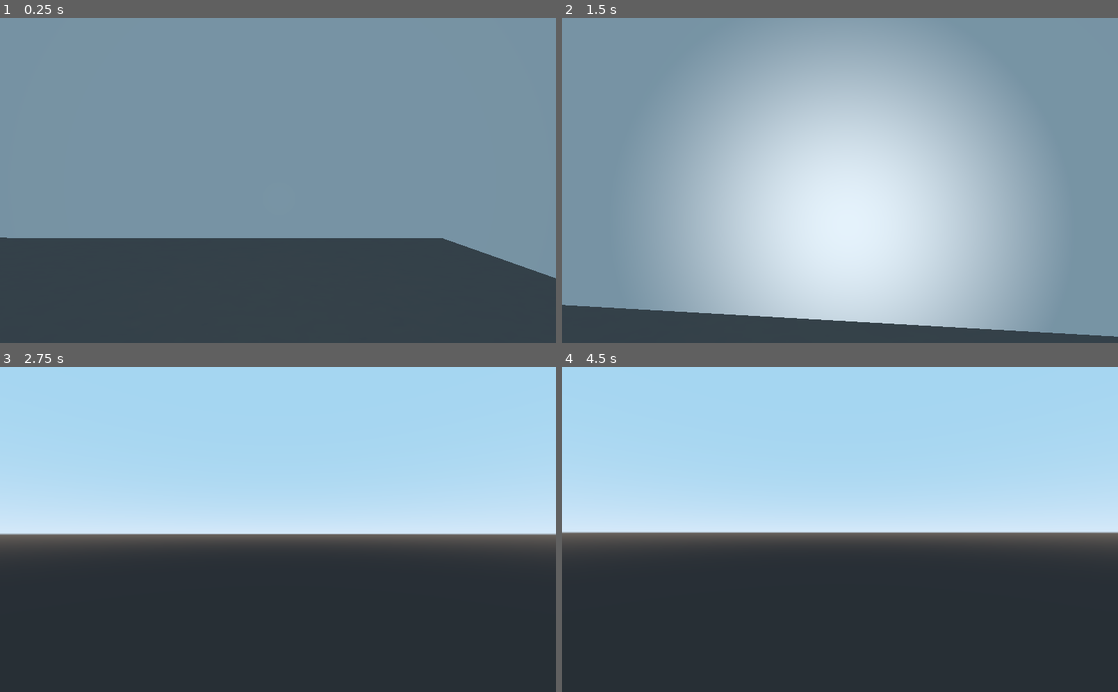
Above: before the commit, frames 1-4 (two rows, left to right).
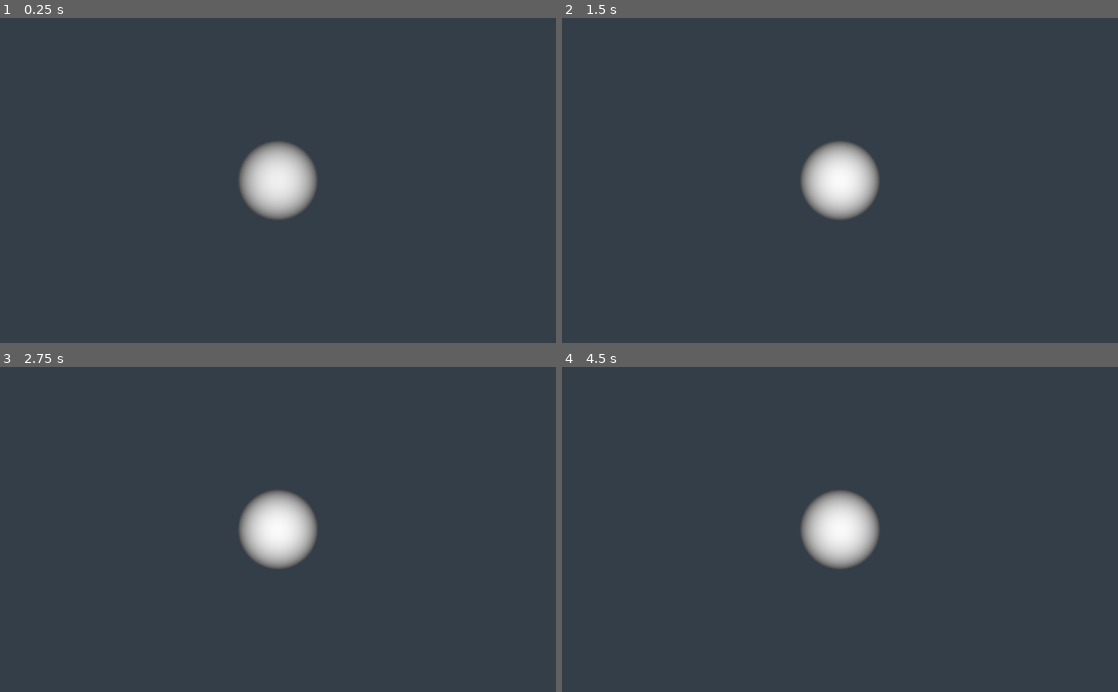
Above: after the commit, the same moments.

Repository: ihave13digits/The13
Game: Godot game, scene res://scene/test.tscn
The game is run twice, just before and just after one commit, with the same random seed, the same clock (stepped at 60 frames per second) and the same inputs.
Inputs (mouse positions are in pixels of both pictures, inside the frame that each line leads up to):
- Up to frame 1 (0.25 s): no input
- Up to frame 2 (1.5 s): tap Enter at 0.5 s; move the mouse to (867, 180) at 0.52 s; hold W (move_forward) from 0.53 s (still down); click (867, 180) at 0.6 s; move the mouse to (812, 180) at 1.27 s; click (812, 180) at 1.35 s
- Up to frame 3 (2.75 s): keep holding W (move_forward); move the mouse to (289, 523) at 2.02 s; click (289, 523) at 2.1 s
- Up to frame 4 (4.5 s): keep holding W (move_forward); tap Space at 2.75, 4.25 s; move the mouse to (834, 536) at 2.77 s; click (834, 536) at 2.85 s; tap Enter at 3.5 s; move the mouse to (878, 532) at 3.52 s; click (878, 532) at 3.6 s; move the mouse to (795, 526) at 4.27 s; click (795, 526) at 4.35 s

The runs differ from the first frame. In frame 1, 69% of the frame differs, in the area x 0-100%, y 0-81%; in frame 2, 93%, in the area x 0-100%, y 0-99%; in frame 3, 55%; in frame 4, 54%.

Commit message:
Added distance counter and footsteps, updated flashlight, added world scene with environmental effects.  Updated environment, made spookier (needs more work).

Diff:
--- a/default_env.tres
+++ b/default_env.tres
@@ -1,11 +1,15 @@
 [gd_resource type="Environment" load_steps=2 format=2]
 
 [sub_resource type="ProceduralSky" id=1]
+sky_top_color = Color( 0.0823529, 0.0431373, 0.129412, 1 )
+sky_horizon_color = Color( 0.262745, 0.0196078, 0.470588, 1 )
+sky_curve = 0.0182757
+sun_latitude = 0.0
 
 [resource]
 background_mode = 2
 background_sky = SubResource( 1 )
-ambient_light_energy = 0.84
+ambient_light_energy = 0.1
 fog_enabled = true
 fog_color = Color( 0.223529, 0.266667, 0.309804, 1 )
 fog_sun_color = Color( 0.411765, 0.364706, 0.270588, 1 )
--- a/project.godot
+++ b/project.godot
@@ -46,6 +46,11 @@
 "events": [ Object(InputEventKey,"resource_local_to_scene":false,"resource_name":"","device":0,"alt":false,"shift":false,"control":false,"meta":false,"command":false,"pressed":false,"scancode":16777217,"unicode":0,"echo":false,"script":null)
  ]
 }
+use_item={
+"deadzone": 0.5,
+"events": [ Object(InputEventMouseButton,"resource_local_to_scene":false,"resource_name":"","device":0,"alt":false,"shift":false,"control":false,"meta":false,"command":false,"button_mask":0,"position":Vector2( 0, 0 ),"global_position":Vector2( 0, 0 ),"factor":1.0,"button_index":1,"pressed":false,"doubleclick":false,"script":null)
+ ]
+}
 
 [physics]
 
--- a/scene/entity/Player.gd
+++ b/scene/entity/Player.gd
@@ -1,13 +1,22 @@
 extends KinematicBody
 
+
 var gravity = Vector3.DOWN  # strength of gravity
+
+var player_height = 1.8 # about 5'10"
+
 var speed = 400 # movement speed
 var jump_speed = 6  # jump strength
 var spin = 0.1  # rotation speed
-var max_pitch = 60.0
-var _yaw = 0.0
-var _pitch = 0.0
+
+var max_pitch = 60.0 # maximum vertical angle
+var _yaw = 0.0 # left/right
+var _pitch = 0.0 # up/down
+
 var velocity = Vector3.ZERO
+var distance_tick = 0.0
+var steps_taken = 0
+
 var jump = false
 var has_control = true
 
@@ -17,9 +26,12 @@
 
 func _ready():
 	pivot = $Pivot
+
+	pivot.translation = Vector3(0, player_height-0.05, 0)
+
 	Input.set_mouse_mode(Input.MOUSE_MODE_CAPTURED)
 
-func get_input():
+func get_input(delta):
 	velocity.x = 0
 	velocity.z = 0
 
@@ -31,18 +43,34 @@
 			Input.set_mouse_mode(Input.MOUSE_MODE_CAPTURED)
 			has_control = true
 
+	if Input.is_action_just_pressed("use_item"):
+		print(distance_tick)
+
 	if Input.is_action_pressed("move_forward"):
 		velocity += pivot.get_transform().basis.z
+		update_distance(delta)
 	elif Input.is_action_pressed("move_back"):
 		velocity -= pivot.get_transform().basis.z
+		update_distance(delta)
 	if Input.is_action_pressed("strafe_right"):
 		velocity -= pivot.get_transform().basis.x
+		update_distance(delta)
 	elif Input.is_action_pressed("strafe_left"):
 		velocity += pivot.get_transform().basis.x
+		update_distance(delta)
+
+func update_distance(delta):
+	distance_tick += delta
+	if distance_tick >= 0.5:
+			distance_tick = 0.0
+			steps_taken += 1
+			$Footsteps.playing = true
+	if steps_taken > 100:
+		print("Early worm gets the birb!")
 
 func _physics_process(delta):
 	velocity += gravity
-	get_input()
+	get_input(delta)
 	if velocity.length() > 0.01:
 		velocity /= velocity.length()
 
--- a/scene/entity/Player.tscn
+++ b/scene/entity/Player.tscn
@@ -1,22 +1,33 @@
-[gd_scene load_steps=3 format=2]
+[gd_scene load_steps=4 format=2]
 
 [ext_resource path="res://scene/entity/Player.gd" type="Script" id=1]
+[ext_resource path="res://audio/effect/grass1.wav" type="AudioStream" id=2]
 
 [sub_resource type="CapsuleShape" id=1]
+radius = 0.36
+height = 1.25
 
 [node name="Player" type="KinematicBody"]
-transform = Transform( 1, 0, 0, 0, 1, 0, 0, 0, 1, 0, 0.0569885, 0 )
 collision_layer = 2
 script = ExtResource( 1 )
 
-[node name="Box" type="CollisionShape" parent="."]
-transform = Transform( 0.397173, -0.25096, 2.38419e-07, 2.23518e-07, -1.71363e-07, -0.548933, 0.275744, 0.361475, -1.3709e-08, 0, 0.83509, 0 )
+[node name="Pivot" type="Spatial" parent="."]
+transform = Transform( 1, 0, 0, 0, 1, 0, 0, 0, 1, 0, 1.75, 0 )
+
+[node name="Camera" type="Camera" parent="Pivot"]
+transform = Transform( -1, 0, 3.25841e-07, 0, 1, 0, -3.25841e-07, 0, -1, 0, 0.05, 0 )
+
+[node name="Flashlight" type="SpotLight" parent="Pivot"]
+transform = Transform( 1, 0, 0, 0, -1, 3.25841e-07, 0, -3.25841e-07, -1, 0, 0.05, 0 )
+layers = 3
+spot_range = 10.0
+spot_attenuation = 1.1487
+spot_angle = 10.0
+spot_angle_attenuation = 0.999999
+
+[node name="CollisionShape" type="CollisionShape" parent="."]
+transform = Transform( 1, 0, 0, 0, -1.62921e-07, 1, 0, -1, -1.62921e-07, 0, 1, 0 )
 shape = SubResource( 1 )
 
-[node name="Pivot" type="Spatial" parent="."]
-
-[node name="Camera" type="Camera" parent="Pivot"]
-transform = Transform( -0.99999, 1.49145e-07, -0.00452019, 1.49012e-07, 1, 2.98154e-08, 0.00452019, 2.91415e-08, -0.99999, 0, 1.36624, 0 )
-
-[node name="SpotLight" type="SpotLight" parent="Pivot"]
-transform = Transform( 1, 0, 0, 0, -1, 3.25841e-07, 0, -3.25841e-07, -1, 0, 0.976645, 0 )
+[node name="Footsteps" type="AudioStreamPlayer" parent="."]
+stream = ExtResource( 2 )
--- a/scene/environment/World.tscn
+++ b/scene/environment/World.tscn
@@ -1,6 +1,26 @@
-[gd_scene load_steps=2 format=2]
+[gd_scene load_steps=4 format=2]
 
 [ext_resource path="res://scene/environment/World.gd" type="Script" id=1]
 
+[sub_resource type="QuadMesh" id=1]
+size = Vector2( 100, 100 )
+
+[sub_resource type="BoxShape" id=2]
+extents = Vector3( 50, 0, 50 )
+
 [node name="World" type="Spatial"]
 script = ExtResource( 1 )
+
+[node name="Sun" type="DirectionalLight" parent="."]
+transform = Transform( 1, 0, 0, 0, -1.62921e-07, 1, 0, -1, -1.62921e-07, 0, 0, 0 )
+light_energy = 0.1
+
+[node name="Ground" type="StaticBody" parent="."]
+
+[node name="Mesh" type="MeshInstance" parent="Ground"]
+transform = Transform( 1, 0, 0, 0, -1.62921e-07, 1, 0, -1, -1.62921e-07, 0, 0, 0 )
+mesh = SubResource( 1 )
+material/0 = null
+
+[node name="CollisionShape" type="CollisionShape" parent="Ground"]
+shape = SubResource( 2 )
--- a/scene/test.tscn
+++ b/scene/test.tscn
@@ -1,29 +1,35 @@
 [gd_scene load_steps=3 format=2]
 
+[ext_resource path="res://scene/environment/World.tscn" type="PackedScene" id=1]
 [ext_resource path="res://scene/entity/Player.tscn" type="PackedScene" id=2]
-[ext_resource path="res://material/grass.tres" type="Material" id=3]
 
 [node name="Spatial" type="Spatial"]
 
-[node name="CSGBox4" type="CSGBox" parent="."]
-transform = Transform( 10.4899, 0, 0, 0, 6.16513, 0, 0, 0, 1.10722, 4.49054, -3.90103, 2.30577 )
-
-[node name="CSGBox3" type="CSGBox" parent="."]
-transform = Transform( 9.82178, 0, 0, 0, 1.10722, 0, 0, 0, 1.10722, 5.11526, -3.90103, -10.274 )
-height = 10.7246
+[node name="World" parent="." instance=ExtResource( 1 )]
 
 [node name="CSGBox" type="CSGBox" parent="."]
-transform = Transform( 9.19625, 0, 0, 0, 1.10722, 0, 0, 0, 1.10722, 5.7002, -3.90103, -3.96774 )
+transform = Transform( 9.19625, 0, 0, 0, 1.10722, 0, 0, 0, 1.10722, 5.7002, -0.0484438, -3.96774 )
 use_collision = true
 height = 0.176498
 depth = 9.50025
-material = ExtResource( 3 )
 
 [node name="CSGBox2" type="CSGBox" parent="."]
-transform = Transform( 0.518947, 0, 0, 0, 0.616686, 0, 0, 0, 0.58879, 5.7002, -3.19305, -3.96774 )
+transform = Transform( 0.518947, 0, 0, 0, 0.616686, 0, 0, 0, 0.58879, 5.7002, 0.659536, -3.96774 )
+use_collision = true
+
+[node name="CSGBox3" type="CSGBox" parent="."]
+transform = Transform( 9.82178, 0, 0, 0, 1.10722, 0, 0, 0, 1.10722, 5.11526, -0.0484438, -10.274 )
+use_collision = true
+height = 10.7246
+
+[node name="CSGBox4" type="CSGBox" parent="."]
+transform = Transform( 10.4899, 0, 0, 0, 6.16513, 0, 0, 0, 1.10722, 4.49054, -0.0484438, 2.30577 )
+use_collision = true
 
 [node name="CSGBox5" type="CSGBox" parent="."]
-transform = Transform( -0.0129059, 0, -1.10723, 0, 33.2771, 0, 11.2033, 0, -0.00127547, 13.7914, -3.90103, -4.00051 )
+transform = Transform( -0.0129059, 0, -1.10723, 0, 33.2771, 0, 11.2033, 0, -0.00127547, 13.7914, -0.0484438, -4.00051 )
+use_collision = true
 
 [node name="Player" parent="." instance=ExtResource( 2 )]
-transform = Transform( 1, 0, 0, 0, 1, 0, 0, 0, 1, 0, -3.62069, -3.78247 )
+
+[editable path="Player"]
Not shown, added: audio/effect/grass1.wav.import
Not shown, added: audio/effect/grass2.wav.import
Not shown, added: audio/effect/grass3.wav.import
Not shown, added: audio/effect/grass1.wav
Not shown, added: audio/effect/grass2.wav
Not shown, added: audio/effect/grass3.wav
